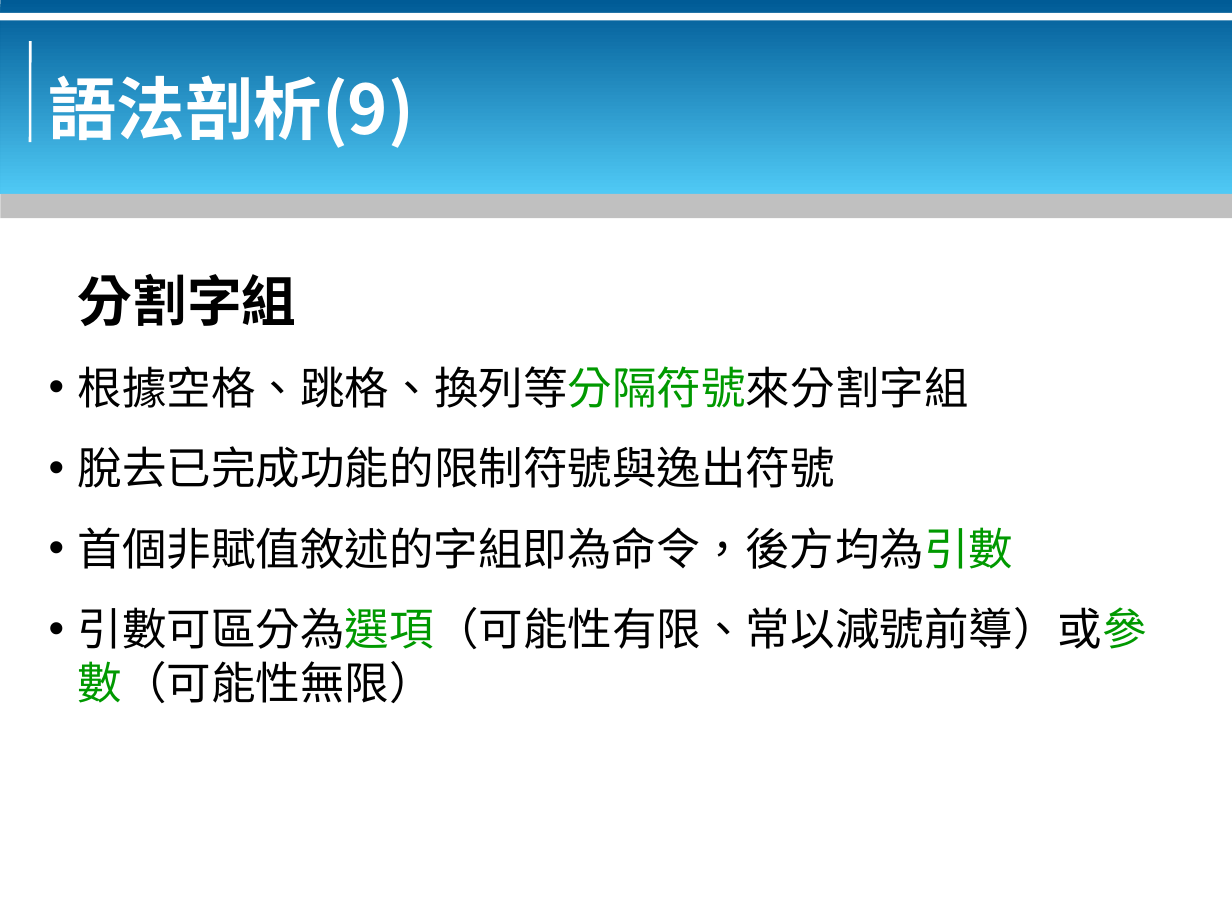
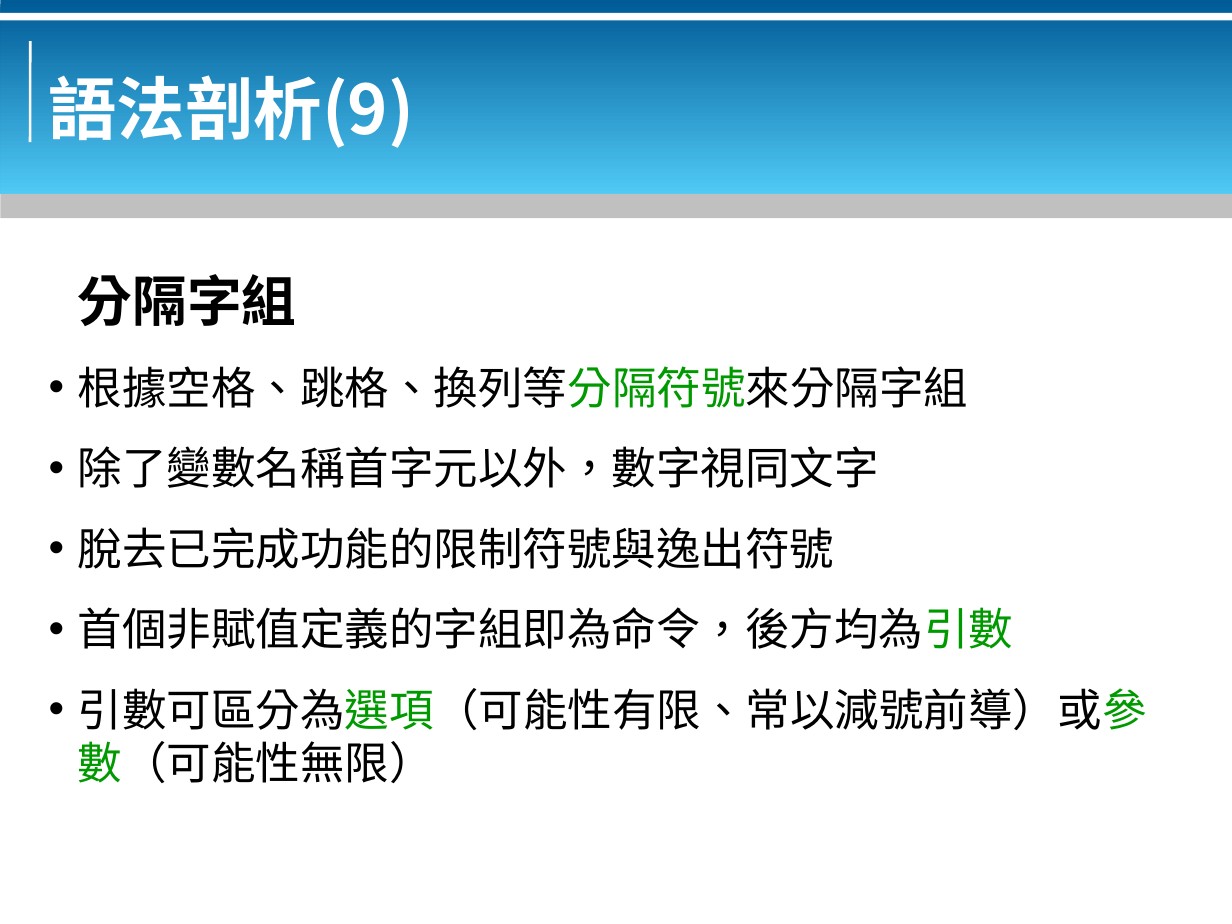
Before and after one commit to bluebat/.presentations, a slide deck: slide 15 of bash-basics.odp. Drawn at 1232x924 pixels with LibreOffice and Linux fonts; fonts in the diff are those of the drawing; background and template pictures are left out. Boxes give left, top, right and bottom in pixels: in the first picture for what was removed or moved away, otherwise in the second. Text is boxed around its words. In the diff, an @@ line names an element or a change of style, - is before the commit and + after.

```diff
--- a/bash-basics.odp
+++ b/bash-basics.odp
@@ text at box(78, 274, 969, 488): text changed @@
-分割字組
-• 根據空格、跳格、換列等分隔符號來分割字組
+分隔字組
+• 根據空格、跳格、換列等分隔符號來分隔字組
+• 除了變數名稱首字元以外，數字視同文字
@@ text at box(78, 607, 1014, 649): text changed @@
-• 首個非賦值敘述的字組即為命令，後方均為引數
+• 首個非賦值定義的字組即為命令，後方均為引數
```
Also in this commit, not shown: 15 other slides changed, 2 other files.
